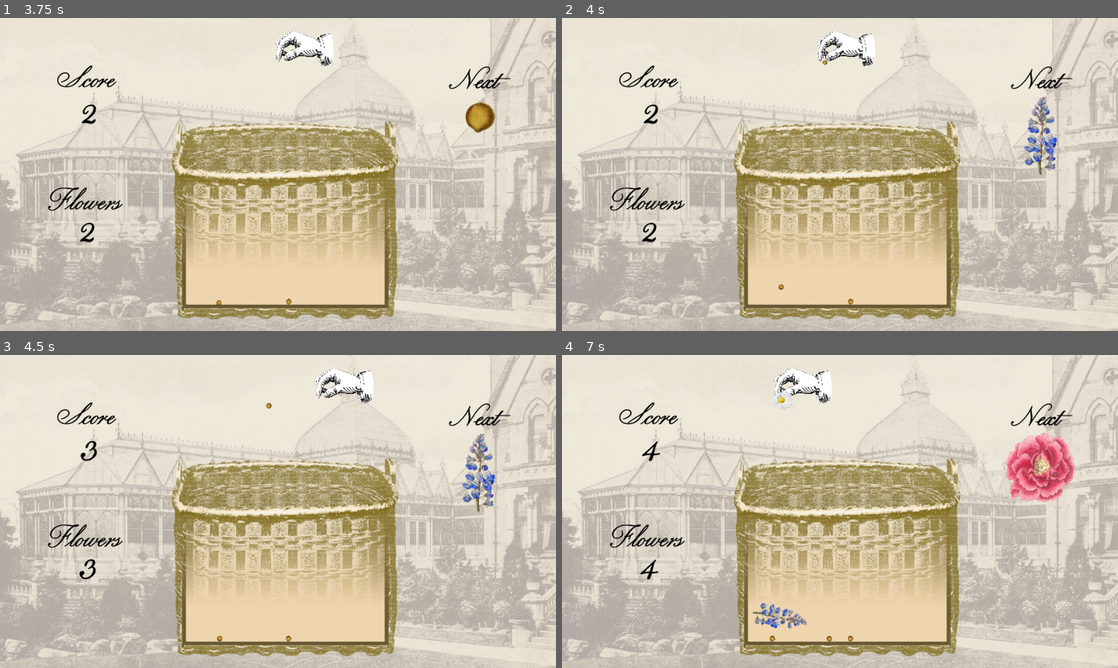
Above: before the commit, frames 1-4 (two rows, left to right).
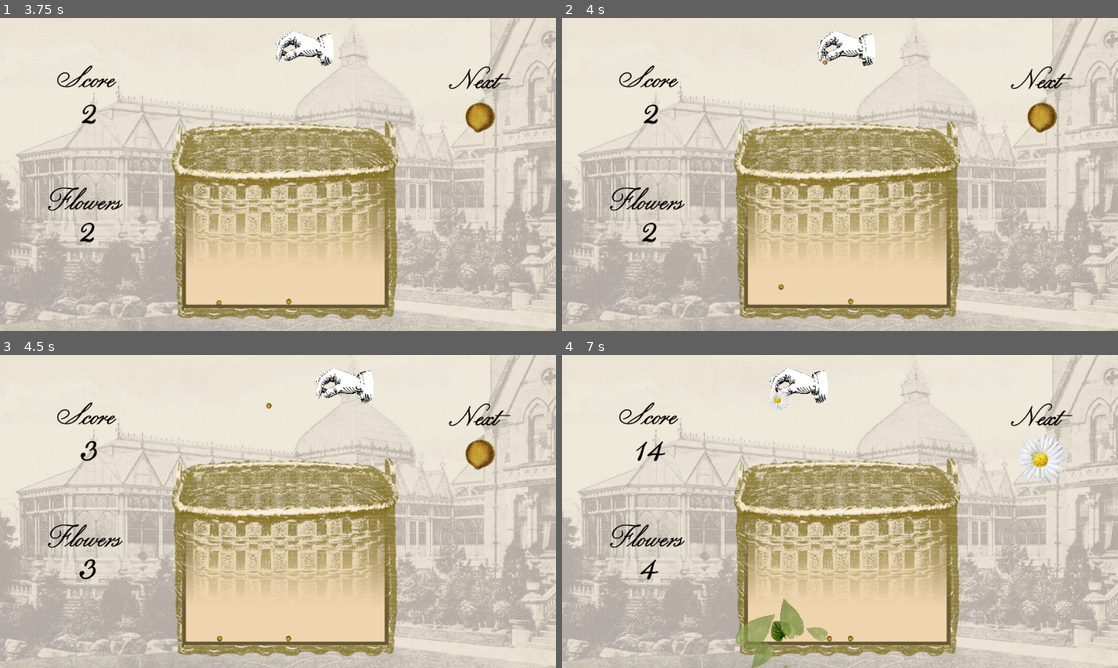
Above: after the commit, the same moments.

Repository: ClebMartin/GMTKGameJam2025
Game: Godot game, scene res://scenes/mainMenu.tscn
The game is run twice, just before and just after one commit, with the same random seed, the same clock (stepped at 60 frames per second) and the same inputs.
Inputs (mouse positions are in pixels of both pictures, inside the frame that each line leads up to):
- Up to frame 1 (3.75 s): click "Start Game" at 0.5 s; tap Enter at 1.25 s; move the mouse to (400, 158) at 1.27 s; hold Right (right) 1.28-2.03 s; hold Space (drop) 1.28-2.03 s; move the mouse to (166, 190) at 2.02 s; hold Left (left) 2.03-2.78 s; tap Space (drop) at 2.1, 3.6 s; move the mouse to (333, 105) at 2.77 s; hold Space (drop) 2.78-3.53 s; hold Right (right) from 2.78 s (still down); move the mouse to (250, 237) at 3.52 s
- Up to frame 2 (4 s): keep holding Right (right)
- Up to frame 3 (4.5 s): move the mouse to (444, 558) at 4.27 s; release Right (right) at 4.28 s; hold Left (left) from 4.28 s (still down); hold Space (drop) from 4.28 s (still down)
- Up to frame 4 (7 s): move the mouse to (673, 464) at 5.02 s; release Space (drop) at 5.03 s; tap Space (drop) at 5.1, 6.6 s; move the mouse to (867, 511) at 5.77 s; hold Space (drop) 5.78-6.53 s; move the mouse to (756, 433) at 6.52 s; release Left (left) at 6.53 s; hold Right (right) from 6.53 s (still down)

Frame 1 is identical in both runs. In frame 2, 0.9% of the frame differs, in the area x 83-90%, y 25-51%; in frame 3, 0.9%; in frame 4, 4.2%, in the area x 13-93%, y 4-100%.

Commit message:
revert player to doing first 4 flowers

Diff:
--- a/gmtk-game-jam-2025/scripts/player.gd
+++ b/gmtk-game-jam-2025/scripts/player.gd
@@ -36,7 +36,7 @@
 
 func _pick_random_droppable():
 	# only return index for seed, leaf, daisy, or carnation.
-	return _rng.randi_range(0, 7)
+	return _rng.randi_range(0, 3)
 
 func _spawn_new_droppable():
 	_current_droppable_id = _next_droppable_id
